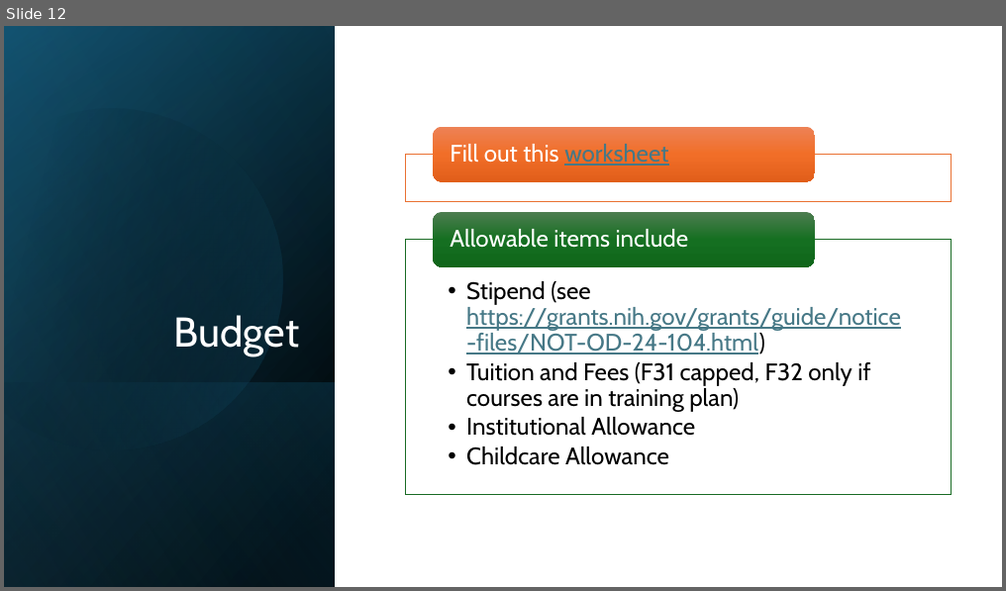
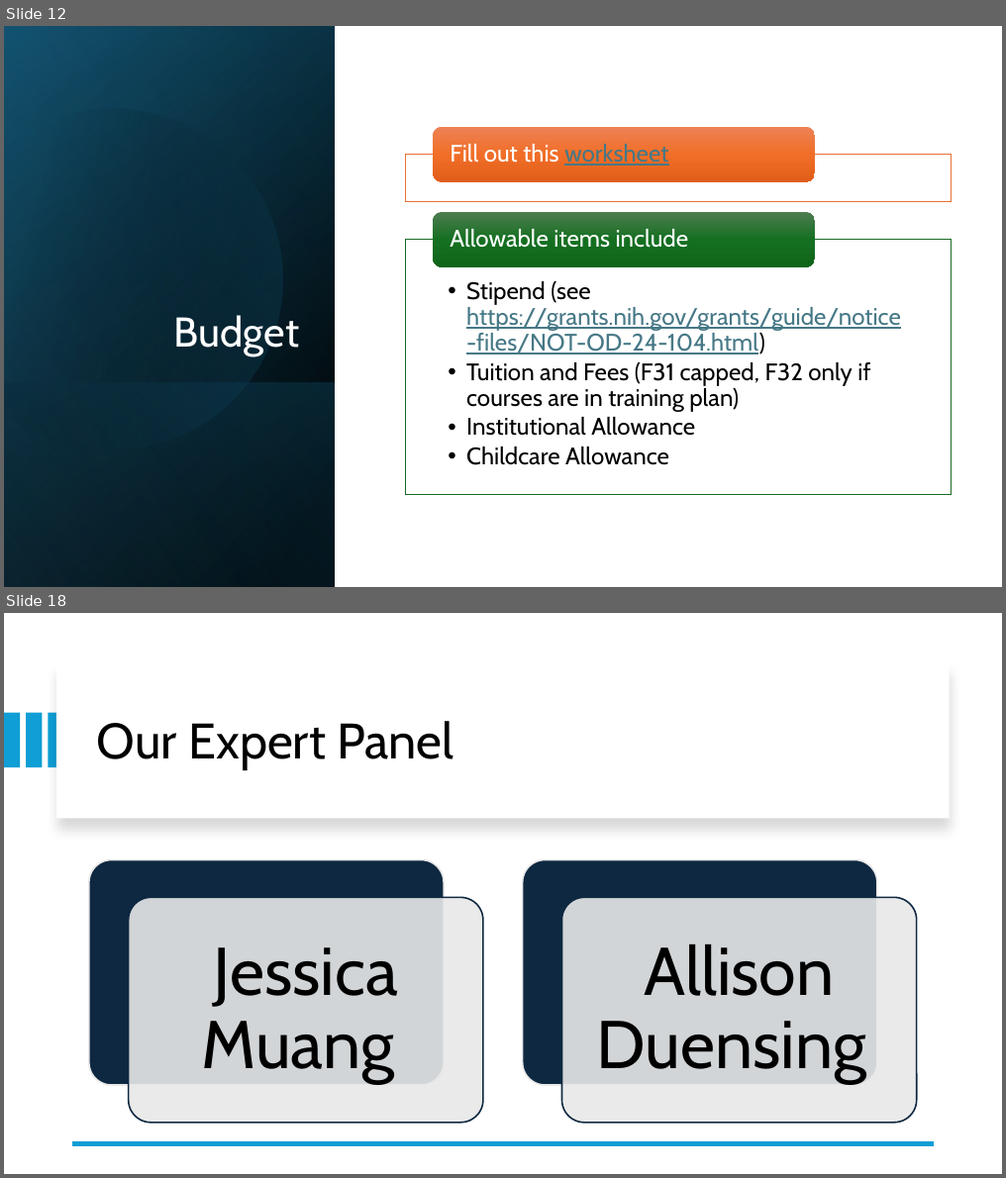
Before and after one commit to BridgesLab/FellowshipWorkshopDocuments, a slide deck: Documents/Slides/Orientation.pptx. Shown one above the other, each under a label of ours: slide 12 before the commit, slides 12 and 18 after it; the slides between them are not shown. The pictures are 1006x591 and 1006x1178 pixels, drawn with LibreOffice and Linux fonts; fonts in the diff are those of the drawing. Boxes give left, top, right and bottom in pixels: in the first picture for what was removed or moved away, otherwise in the second. Text is boxed around its words. In the diff, an @@ line names an element or a change of style, - is before the commit and + after.

```diff
--- a/Documents/Slides/Orientation.pptx
+++ b/Documents/Slides/Orientation.pptx
@@ slide 18 added at [4, 613, 1002, 1174], background #FFFFFF @@
@@ rectangle added at [56, 663, 949, 818], fill #FFFFFF @@
@@ rectangle added at [4, 713, 20, 768], fill #0F9ED5 @@
@@ rectangle added at [26, 713, 42, 768], fill #0F9ED5 @@
@@ rectangle added at [49, 713, 63, 768], fill #0F9ED5 @@
@@ title added at [97, 721, 453, 769], 48 pt, text #000000 @@
+Our Expert Panel
@@ group added at [89, 861, 917, 1123]: 4 rounded rectangles, 2 texts @@
+Jessica Muang
+Allison Duensing
@@ line added from (934, 1144) to (73, 1144), #0F9ED5 4.5 pt @@
```
Also in this commit, not shown: 5 slides changed, 3 other slides added, 1 slide removed.
